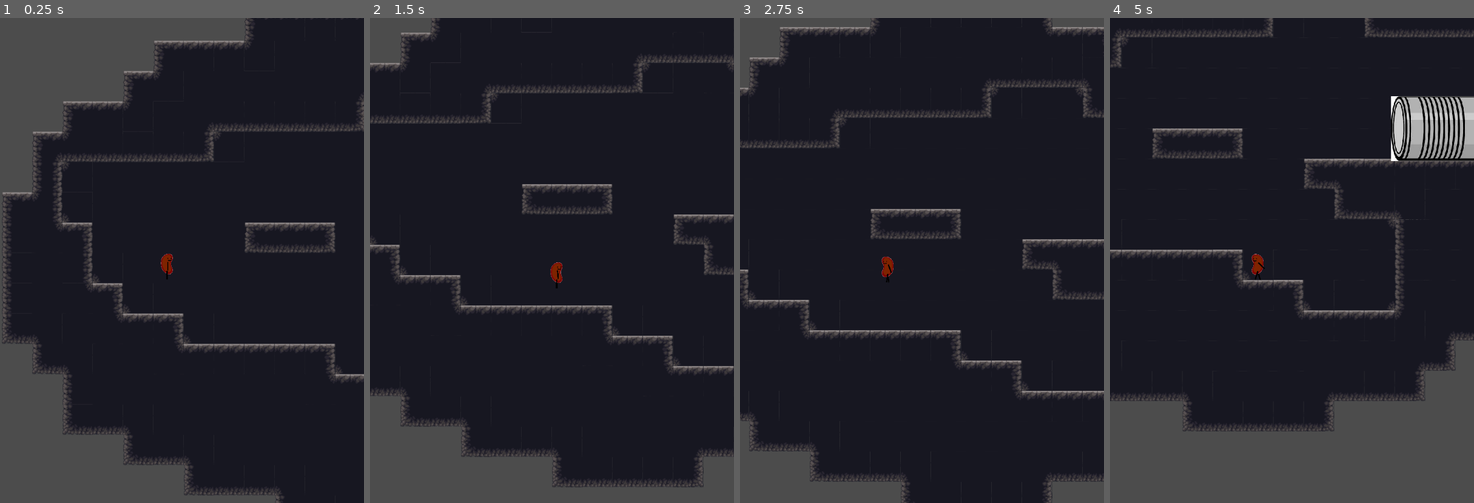
Above: before the commit, frames 1-4 (left to right).
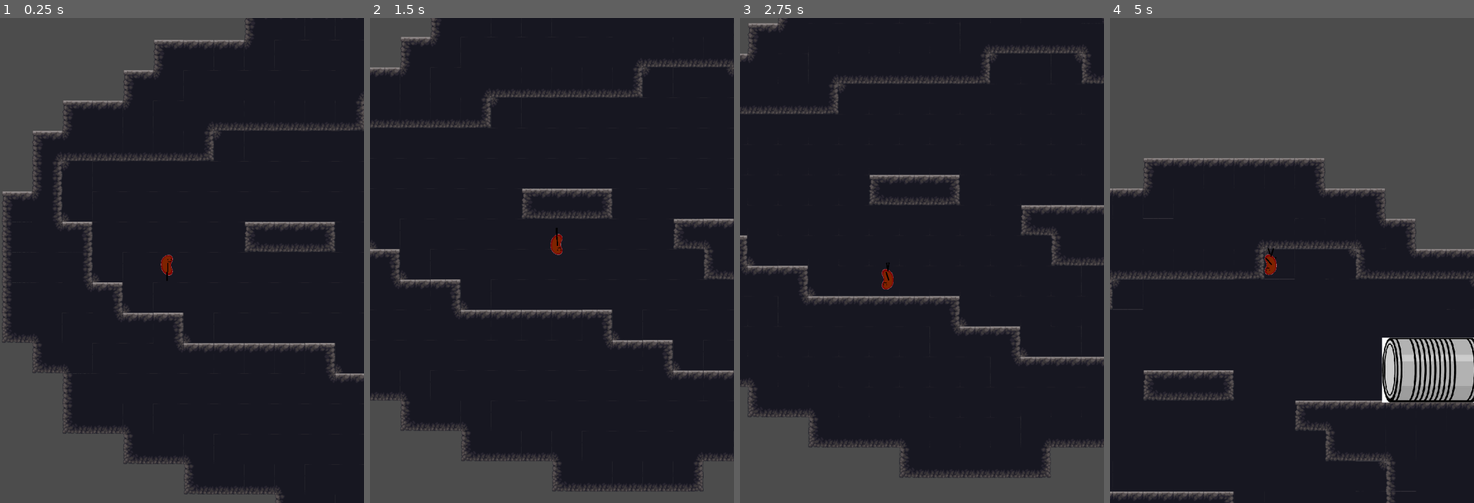
Above: after the commit, the same moments.

Repository: TheRobotics5/TomTheBeanPlatformer
Game: Godot game, scene res://Levels/Level1.tscn
The game is run twice, just before and just after one commit, with the same random seed, the same clock (stepped at 60 frames per second) and the same inputs. The project has no main scene, so this scene is started directly.
Inputs:
- Up to frame 1 (0.25 s): no input
- Up to frame 2 (1.5 s): hold Space (spacebar) 0.53-1.28 s; hold Right (ui_right) from 0.53 s (still down); tap Space (spacebar) at 1.35 s
- Up to frame 3 (2.75 s): release Right (ui_right) at 2.03 s; hold Left (ui_left) from 2.03 s (still down); hold Space (spacebar) from 2.03 s (still down)
- Up to frame 4 (5 s): release Left (ui_left) at 2.78 s; release Space (spacebar) at 2.78 s; hold Right (ui_right) 2.78-4.28 s; tap Space (spacebar) at 2.85, 4.35 s; hold Space (spacebar) 3.53-4.28 s; hold Left (ui_left) from 4.28 s (still down)

The runs differ from the first frame. In frame 1, 1.1% of the frame differs, in the area x 0-100%, y 0-100%; in frame 2, 5.9%; in frame 3, 16%; in frame 4, 59%.

Commit message:
can get scene now

Diff:
--- a/Levels/Level1.tscn
+++ b/Levels/Level1.tscn
@@ -7,12 +7,12 @@
 
 [node name="Level1" type="Node2D"]
 
-[node name="TileMap2" type="TileMap" parent="."]
+[node name="Background" type="TileMap" parent="."]
 tile_set = ExtResource( 1 )
 format = 1
 tile_data = PoolIntArray( -131060, 0, 1, -131059, 0, 65536, -131058, 0, 2, -65529, 0, 1, -65528, 0, 65536, -65527, 0, 6 …(2585 unchanged characters)…
 
-[node name="TileMap" type="TileMap" parent="."]
+[node name="Terrain" type="TileMap" parent="."]
 tile_set = ExtResource( 2 )
 format = 1
 tile_data = PoolIntArray( -262136, 0, 1, -262135, 0, 65536, -262134, 0, 65536, -262133, 0, 65536, -262132, 0, 65536, -2 …(2930 unchanged characters)…
--- a/Levels/Level2.tscn
+++ b/Levels/Level2.tscn
@@ -1,11 +1,15 @@
-[gd_scene load_steps=5 format=2]
+[gd_scene load_steps=6 format=2]
 
 [ext_resource path="res://Scene Assets/Background.tres" type="TileSet" id=1]
 [ext_resource path="res://Scene Assets/Terrain.tres" type="TileSet" id=2]
 [ext_resource path="res://Scene Assets/Player.tscn" type="PackedScene" id=3]
 [ext_resource path="res://Scene Assets/TinCan.tscn" type="PackedScene" id=4]
 
+[sub_resource type="RectangleShape2D" id=1]
+extents = Vector2( 1400, 1000 )
+
 [node name="Level1" type="Node2D"]
+position = Vector2( -352, -288 )
 
 [node name="TileMap2" type="TileMap" parent="."]
 tile_set = ExtResource( 1 )
@@ -33,3 +37,11 @@
 
 [node name="TinCan" parent="." instance=ExtResource( 4 )]
 position = Vector2( 1120, 192 )
+
+[node name="Limits" type="Area2D" parent="."]
+position = Vector2( 750, 400 )
+gravity = 0.0
+
+[node name="CollisionShape2D" type="CollisionShape2D" parent="Limits"]
+shape = SubResource( 1 )
+[connection signal="area_exited" from="Limits" to="Player" method="_on_Limits_area_exited"]
--- /dev/null
+++ b/Scene Assets/Death border.tscn
@@ -0,0 +1,9 @@
+[gd_scene load_steps=2 format=2]
+
+[sub_resource type="RectangleShape2D" id=1]
+extents = Vector2( 32, 32 )
+
+[node name="Death border" type="Area2D"]
+
+[node name="CollisionShape2D" type="CollisionShape2D" parent="."]
+shape = SubResource( 1 )
--- a/Scripts/Entrance.gd
+++ b/Scripts/Entrance.gd
@@ -6,6 +6,6 @@
 	var bodies = get_overlapping_bodies()
 	for body in bodies:
 		if body.name == "Player":
-			get_tree().get_current_scene().get_name() == scenename
+			scenename = get_tree().get_current_scene().get_name()
 			get_tree().change_scene("res://Levels/Level2.tscn")
 			print (scenename)
--- a/Scripts/Player.gd
+++ b/Scripts/Player.gd
@@ -1,12 +1,15 @@
 extends KinematicBody2D
 
 var motion = Vector2()
-var grav : float = 1.5
+var grav : float = 3.5
 var walk_speed : int = 250
+var respawnPoint
 
 const UP = Vector2(0 , -1)
 
 func _ready():
+	respawnPoint = global_transform
+
 	$rev_leg.hide()
 	$rev_leg2.hide()
 	$rev_arm.hide()
@@ -66,8 +69,8 @@
 			$rev_arm.hide()
 			$rev_arm2.hide()
 			grav = 8
-
 	motion = move_and_slide(motion, UP)
 
-func _on_Level_Border_area_exited(area):
-	get_tree().reload_current_scene()
+func _on_Limits_area_exited(area):
+	print ("died")
+	global_transform = respawnPoint
